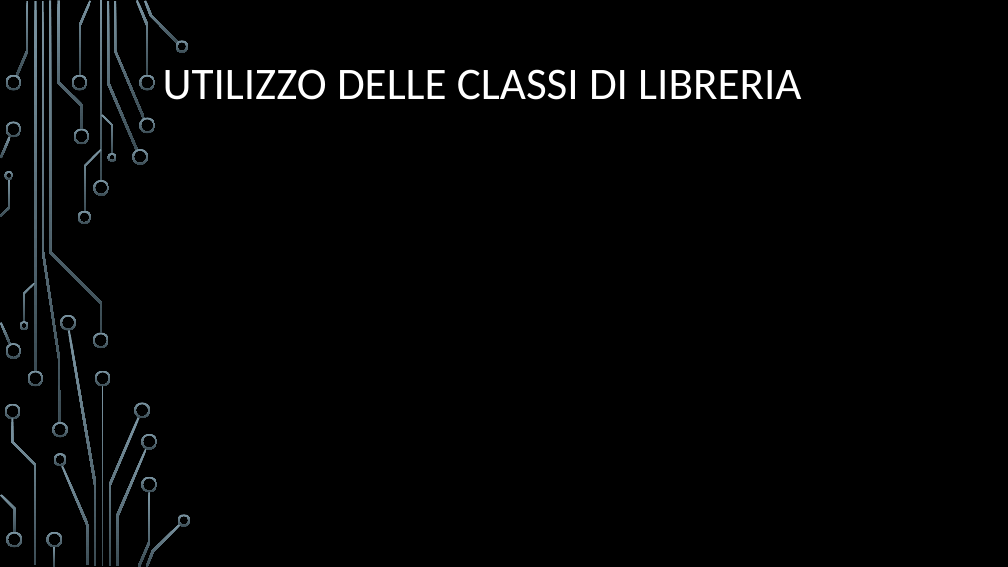
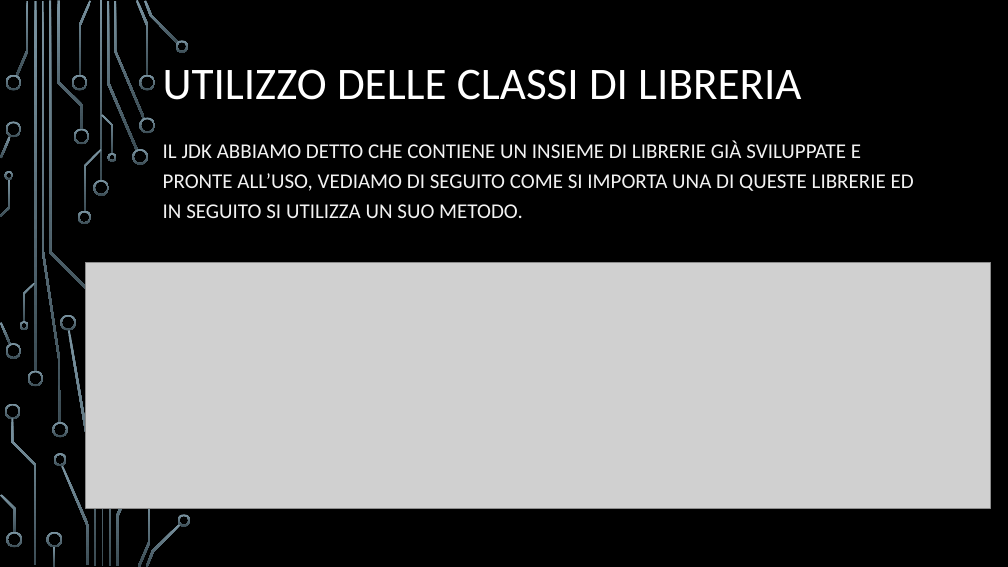
Before and after one commit to Eros-Capo/Corso-Java, a slide deck: slide 101 of Corso Java.pptx (slide 97 before the commit). Drawn at 1008x567 pixels with LibreOffice and Linux fonts; fonts in the diff are those of the drawing; grey boxes stand for pictures; background and template pictures are left out. Boxes give left, top, right and bottom in pixels: in the first picture for what was removed or moved away, otherwise in the second. Text is boxed around its words. In the diff, an @@ line names an element or a change of style, - is before the commit and + after.

Commit message:
Aggiornamento ppt e inserimento link Utili

```diff
--- a/Corso Java.pptx
+++ b/Corso Java.pptx
@@ subtitle added at [163,140,914,218], 20 pt, text #F2F2F2 @@
+IL JDK ABBIAMO DETTO CHE CONTIENE UN INSIEME DI LIBRERIE GIÀ SVILUPPATE E PRONTE ALL’USO, VEDIAMO DI SEGUITO COME SI IMPORTA UNA DI QUESTE LIBRERIE ED IN SEGUITO SI UTILIZZA UN SUO METODO.
@@ picture added at [85,262,991,508] @@
@@ group removed at [93,333,157,492]: 5 freeform shapes @@
```
Also in this commit, not shown: 18 other slides changed, 6 slides added, 2 slides removed, 1 other file.
